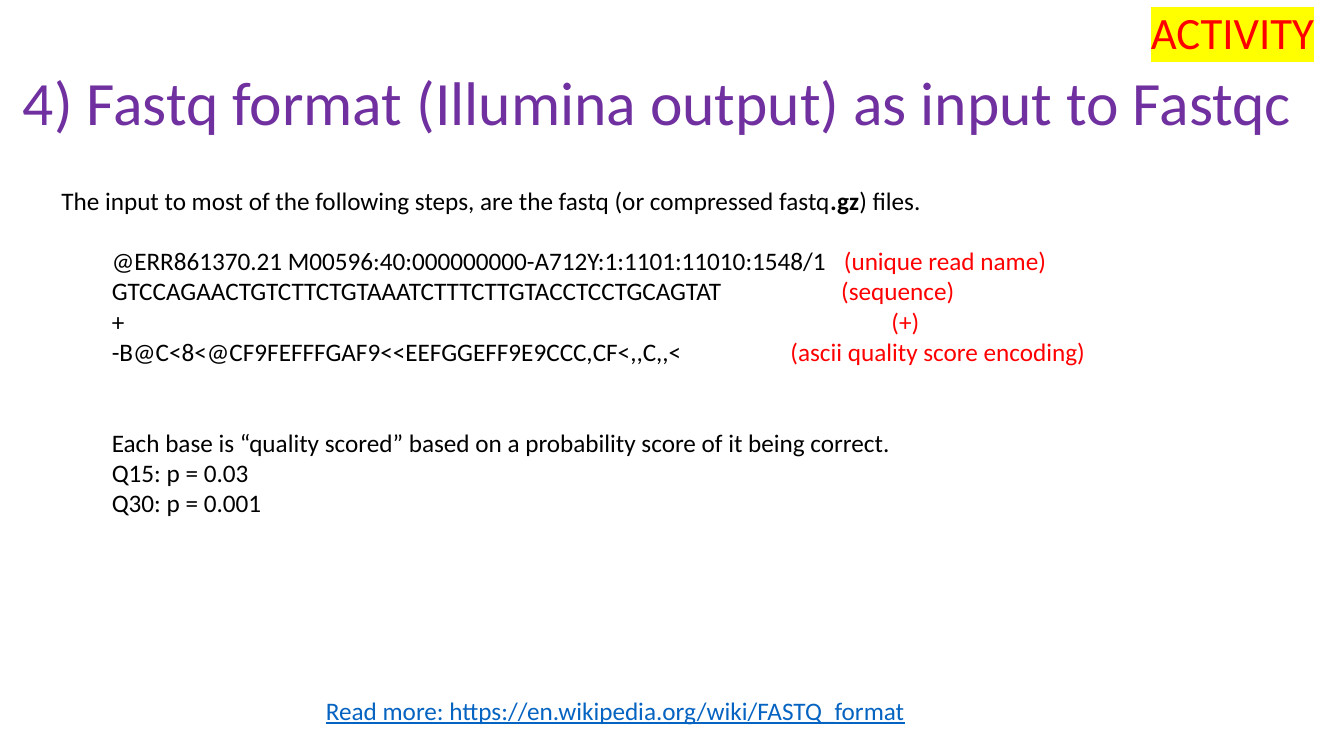
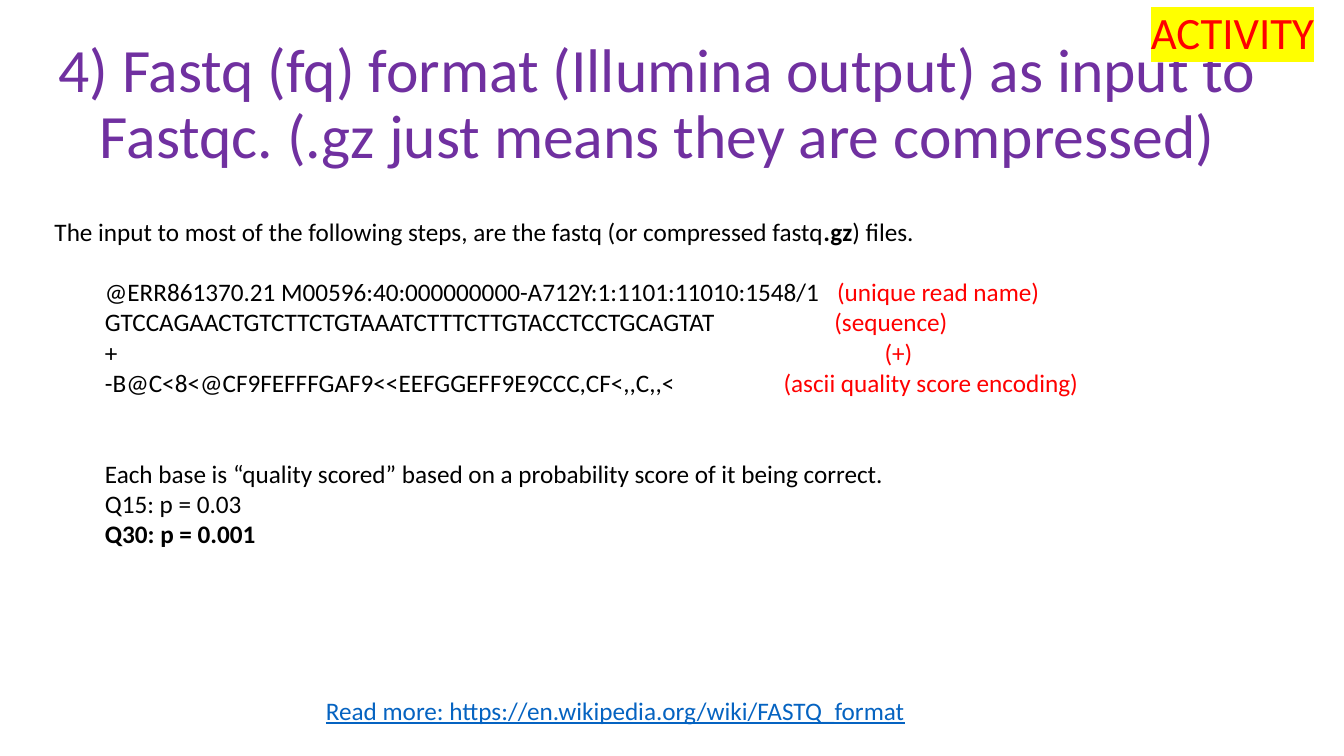
Before and after one commit to peterthorpe5/Msc_Digital_Health, a slide deck: slide 7 of powerpoint/6_assembly.pptx. Drawn at 1344x756 pixels with LibreOffice and Linux fonts; fonts in the diff are those of the drawing. Boxes give left, top, right and bottom in pixels: in the first picture for what was removed or moved away, otherwise in the second. Text is boxed around its words. In the diff, an @@ line names an element or a change of style, - is before the commit and + after.

```diff
--- a/powerpoint/6_assembly.pptx
+++ b/powerpoint/6_assembly.pptx
@@ title at [58,41,1256,169]: text changed @@
-4) Fastq format (Illumina output) as input to Fastqc
+4) Fastq (fq) format (Illumina output) as input to Fastqc. (.gz just means they are compressed)
@@ text "The input to most of ...": place and size @@
-text "The input to most of ..." at [61,191,1085,516]
+text "The input to most of ..." at [54,222,1078,547]
@@ text at [105,526,256,547]: bold on in "Q30: p = 0.001" @@
```
Also in this commit, not shown: 10 other slides changed, 1 slide added, 7 other files.
